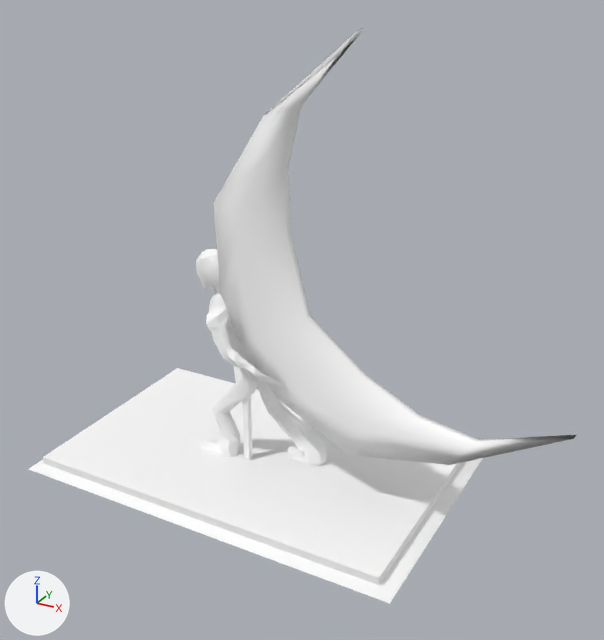
The glTF model models/collectables/estatua01.glb as it was, and as the next commit left it.
One viewpoint serves both versions: a 50 mm camera at (0.413, -0.652, 0.507) aimed at (0.062, -0.014, 0.188). Every picture has the same lights, and +X, +Y and +Z are marked at lower left. Where no turn or scale is listed for an object, it has been applied to the vertices. Vertices at the same position are counted once.

Objects in the first picture: 'estatuetaPose01'.
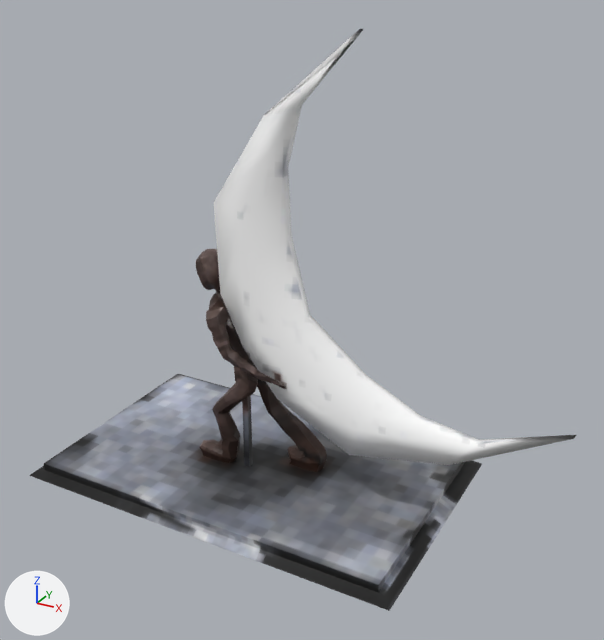
The newer file is also turned or shifted as a whole; pictures and numbers use the older file's frame.

Pixel boxes (x1, y1, x2, y2) of what changed, in the pictures (604 x 640 px; the box of a moved part takes in the faces that stretch with it):
'estatuetaPose01', reshaped: before (29, 29, 576, 604); after (29, 29, 576, 611)
part 1 of me_mesh, moved or reshaped: (206, 250, 305, 458) in both
part 2 of me_mesh, moved or reshaped: before (29, 368, 483, 604); after (29, 374, 482, 611)
part 3 of me_mesh, recoloured (white to grey): (196, 29, 501, 466) in both

The change in detail:
Picture 'estaueta_low_1001_BaseColor' (img_estaueta_low_1001_basecolor) is new.
Material 'standardSurface7.1001' (mat_standardsurface7_1001) is new.
Its texture is img_estaueta_low_1001_basecolor.
Its roughness is 0.553.
me_mesh is used by ob_estatuetapose01; location (0.0, 0.0, 0.0).
me_mesh had 1273 vertices, 2530 faces and spanned x -0.21..0.324, y -0.128..0.128, z 0.0..0.451.
me_mesh now has 1273 vertices, 2526 faces and spans x -0.21..0.324, y -0.128..0.128, z -0.008..0.451.
Part 1, on me_mesh:
6 vertices are removed from x -0.041..-0.014, y -0.027..-0.001, z 0.018..0.228.
35 faces are deleted.
3 vertices in x -0.039..-0.019, y -0.044..0.021, z 0.167..0.186 move by (0.0, 0.0, 0.003).
6 vertices move from x -0.038..-0.018, y -0.035..0.022, z 0.161..0.236 to x -0.038..-0.018, y -0.035..0.021, z 0.167..0.236.
6 vertices are added at (-0.032, 0.0, 0.229), (-0.016, -0.026, 0.175), (-0.014, -0.026, 0.178), (-0.017, -0.021, 0.168), (-0.029, -0.025, 0.019), (-0.042, -0.02, 0.021).
31 new faces join them.
Part 2, on me_mesh:
8 vertices are removed from x -0.21..0.21, y -0.128..0.128, z 0.0..0.015.
20 faces are deleted.
8 vertices are added at x -0.21..0.21, y -0.128..0.128, z -0.008..-0.001.
20 new faces join them.
me_mesh part 3: 2475 faces spanning x -0.066..0.324, y -0.049..0.045, z 0.002..0.451 switch from mat_standardsurface1 (white #ffffff) to mat_standardsurface7_1001 (picture img_estaueta_low_1001_basecolor).
